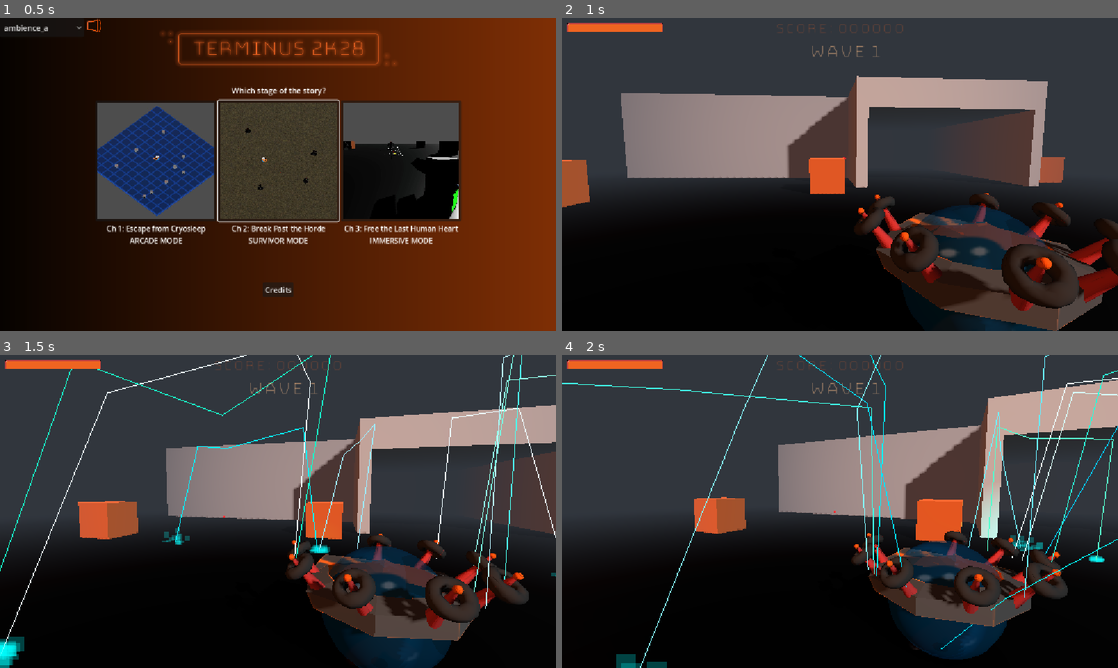
Above: before the commit, frames 1-4 (two rows, left to right).
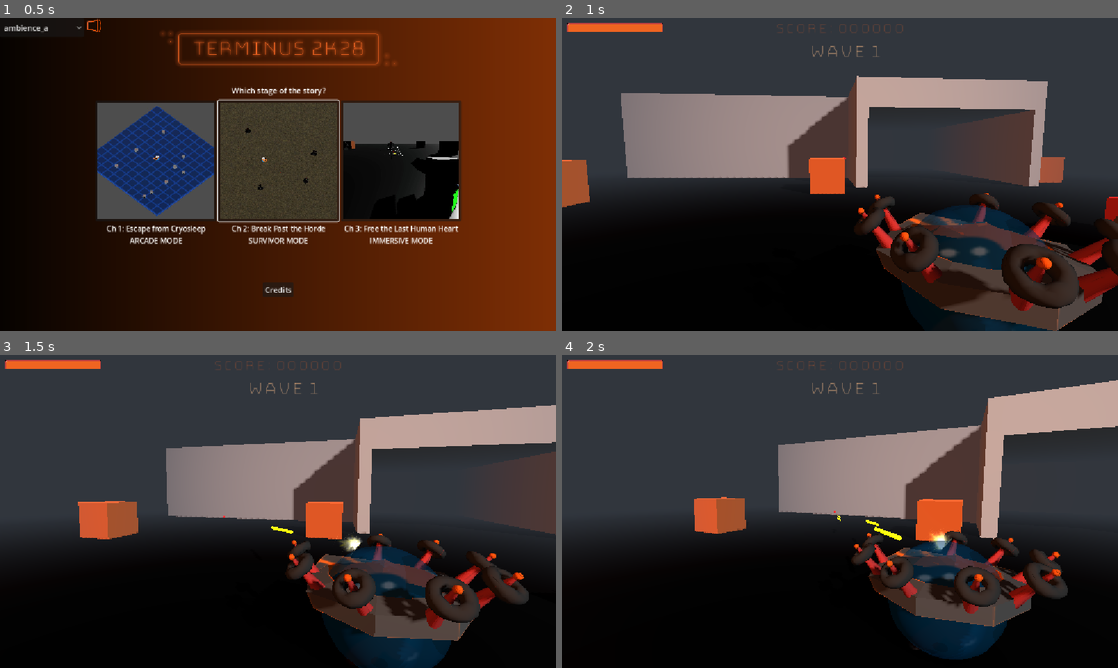
Above: after the commit, the same moments.

Repository: Gamkedo/terminus-2k28
Game: Godot game, scene res://level_menu.tscn
The game is run twice, just before and just after one commit, with the same random seed, the same clock (stepped at 60 frames per second) and the same inputs.
Inputs (mouse positions are in pixels of both pictures, inside the frame that each line leads up to):
- Up to frame 1 (0.5 s): no input
- Up to frame 2 (1 s): click (962, 161) at 0.5 s
- Up to frame 3 (1.5 s): move the mouse to (305, 511) at 1.27 s; press the mouse at (305, 511) at 1.28 s; hold W (walk_up) from 1.28 s (still down)
- Up to frame 4 (2 s): keep holding W (walk_up)

Frame 1 is identical in both runs. In frame 2, 0.2% of the frame differs, in the area x 97-100%, y 57-66%; in frame 3, 2.5%; in frame 4, 2.9%, in the area x 0-100%, y 0-100%.

Commit message:
shoot truck in immersive
moved lightning down the weapon list so it's not the default first weapon and put one of those cool trucks in immersive mode where we can really see it flip

Diff:
--- a/Scenes - Levels/areaImmersive.tscn
+++ b/Scenes - Levels/areaImmersive.tscn
@@ -14,6 +14,7 @@
 [ext_resource type="Script" uid="uid://cfc24xmre36y6" path="res://Scripts/gameplay/player/weapons_manager.gd" id="9_h4x15"]
 [ext_resource type="PackedScene" uid="uid://bsqax7a47vrc6" path="res://Scenes - UI/game_over.tscn" id="9_n8psh"]
 [ext_resource type="Script" uid="uid://c7pgxg3avlvxo" path="res://Scripts/gameplay/level_manager/enemy_spawner.gd" id="14_rhcrj"]
+[ext_resource type="PackedScene" uid="uid://c4bxgkgn3crmk" path="res://Scenes - Objects/Scenery/truck_scenery.tscn" id="15_l51xd"]
 
 [sub_resource type="Resource" id="Resource_l0x6y"]
 script = ExtResource("3_m34s3")
@@ -250,3 +251,6 @@
 [node name="EnemySpawner" type="Node" parent="." unique_id=999513965 node_paths=PackedStringArray("player")]
 script = ExtResource("14_rhcrj")
 player = NodePath("../Player")
+
+[node name="TruckScenery" parent="." unique_id=1339161382 instance=ExtResource("15_l51xd")]
+transform = Transform3D(0.77274066, 0, 0.20705524, 0, 0.8, 0, -0.20705524, 0, 0.77274066, 10, 0, -2)
--- a/Scenes - Objects/player.tscn
+++ b/Scenes - Objects/player.tscn
@@ -139,10 +139,6 @@
 mesh = SubResource("SphereMesh_4flbx")
 surface_material_override/0 = SubResource("StandardMaterial3D_onrkg")
 
-[node name="Lightning" type="Node3D" parent="." unique_id=1872216530]
-script = ExtResource("2_p3gwe")
-projectile_scene = ExtResource("3_05wly")
-
 [node name="Laser" type="Node3D" parent="." unique_id=881354002]
 script = ExtResource("2_s0tvp")
 sound_effect_path = "res://Sound Effects/laserShoot.wav"
@@ -163,3 +159,7 @@
 projectile_scene = ExtResource("11_46nwg")
 fire_rate = 1.0
 metadata/_custom_type_script = "uid://cj7eq14viaaad"
+
+[node name="Lightning" type="Node3D" parent="." unique_id=1872216530]
+script = ExtResource("2_p3gwe")
+projectile_scene = ExtResource("3_05wly")
